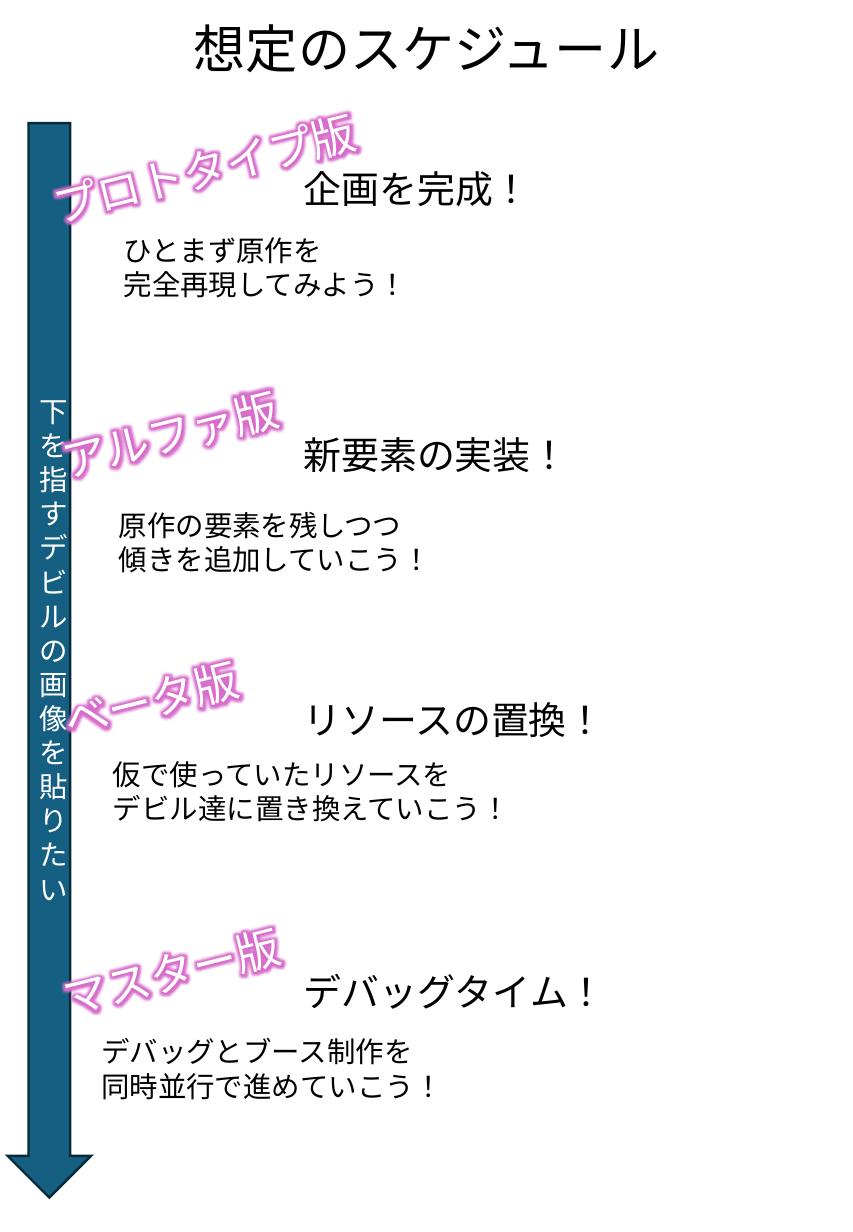
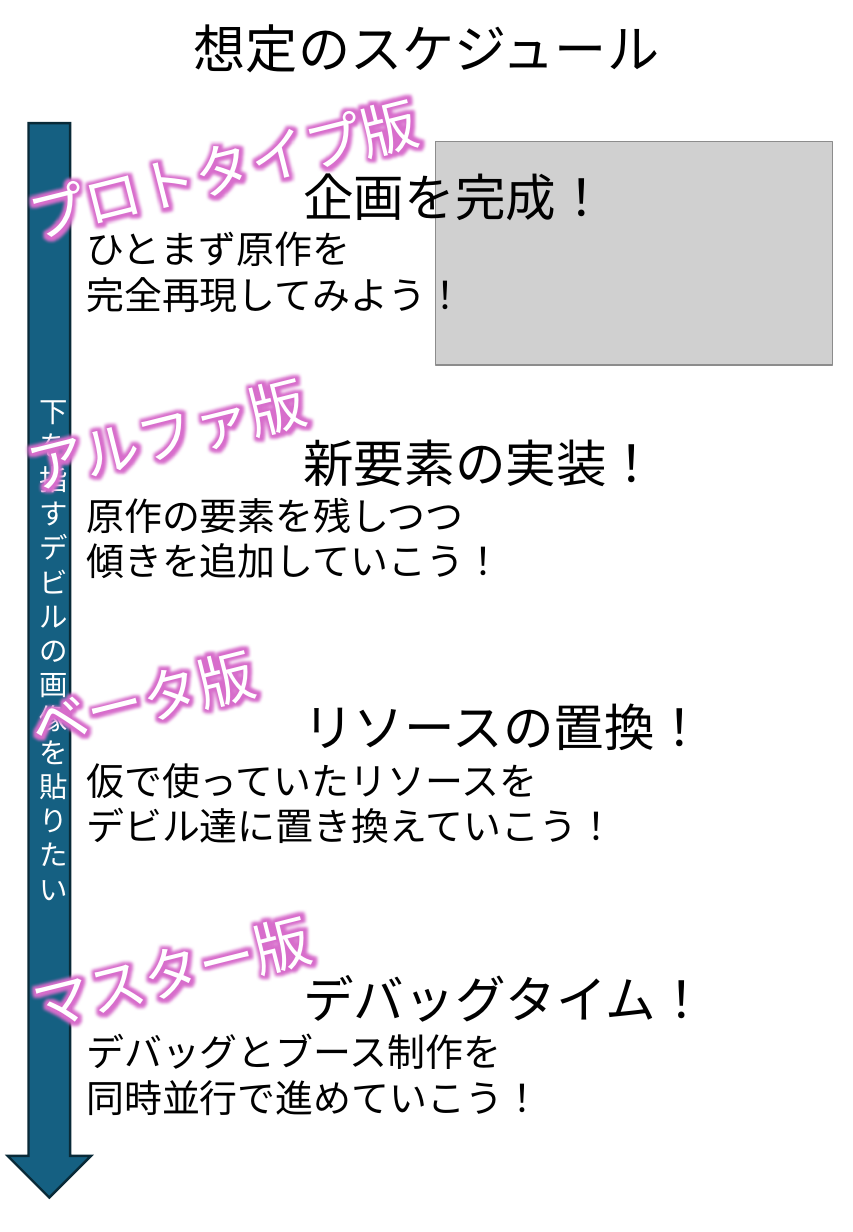
Before and after one commit to TomoyaKanazaki/Graduation, a slide deck: slide 8 of 99_pranning/卒プレアーカイブ_金崎.pptx. Drawn at 853x1232 pixels with LibreOffice and Linux fonts; fonts in the diff are those of the drawing; grey boxes stand for pictures; background and template pictures are left out. Boxes give left, top, right and bottom in pixels: in the first picture for what was removed or moved away, otherwise in the second. Text is boxed around its words. In the diff, an @@ line names an element or a change of style, - is before the commit and + after.

```diff
--- a/99_pranning/卒プレアーカイブ_金崎.pptx
+++ b/99_pranning/卒プレアーカイブ_金崎.pptx
@@ size 28 to 36 pt in 4 elements at <box>39,945,501,1069</box>, <box>34,433,258,721</box>, <box>38,678,204,1018</box>, <box>35,127,311,450</box> @@
@@ text "プロトタイプ版": place and size @@
-text "プロトタイプ版" at <box>102,124,316,984</box>
+text "プロトタイプ版" at <box>35,127,311,450</box>
@@ picture added at <box>436,142,833,365</box> @@
@@ text "ひとまず原作を": place and size @@
-text "ひとまず原作を" at <box>124,237,407,298</box>
+text "ひとまず原作を" at <box>86,225,464,319</box>
@@ text "アルファ版": place and size @@
-text "アルファ版" at <box>110,413,241,716</box>
+text "アルファ版" at <box>34,433,258,721</box>
@@ text "原作の要素を残しつつ": place and size @@
-text "原作の要素を残しつつ" at <box>119,512,431,573</box>
+text "原作の要素を残しつつ" at <box>86,498,502,578</box>
@@ text "ベータ版": place and size @@
-text "ベータ版" at <box>69,683,198,1027</box>
+text "ベータ版" at <box>38,678,204,1018</box>
@@ size 18 to 24 pt in 4 elements at <box>86,225,464,319</box>, <box>86,498,502,578</box>, <box>86,1033,541,1115</box>, <box>86,763,615,843</box> @@
@@ text "仮で使っていたリソースを": place and size @@
-text "仮で使っていたリソースを" at <box>113,761,510,822</box>
+text "仮で使っていたリソースを" at <box>86,763,615,843</box>
@@ text "マスター版": place and size @@
-text "マスター版" at <box>69,951,198,1027</box>
+text "マスター版" at <box>39,945,501,1069</box>
@@ size 24 to 32 pt in 4 elements at <box>303,164,606,228</box>, <box>303,439,657,486</box>, <box>303,703,705,750</box>, <box>303,967,707,1022</box> @@
@@ text "デバッグとブース制作を": place and size @@
-text "デバッグとブース制作を" at <box>101,1038,442,1100</box>
+text "デバッグとブース制作を" at <box>86,1033,541,1115</box>
```
Also in this commit, not shown: 1 other slide changed.
